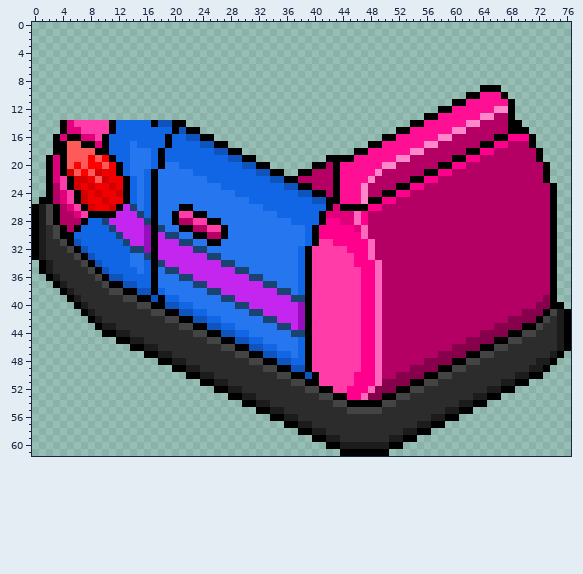
Sprite sheet: bumpercart_front_3.png. The picture above is the old version.
The file is 77x62 pixels.
Now the later version:
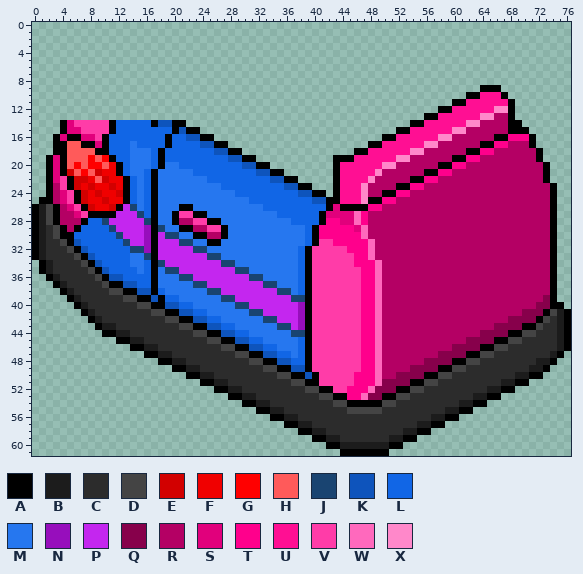
Palette (. is transparent): A #000000  B #1c1c1c  C #2c2c2c  D #444444  E #d20000  F #f00000  G #ff0000  H #ff5a5a  J #194471  K #0e54bc  L #1166e6  M #2677ef  N #970ebc  P #c426ef  Q #87004b  R #b40064  S #e1007c  T #ff008c  U #ff0f93  V #ff3ca8  W #ff69bd  X #ff88ca
Diff:
@@ x 36..44 @@
 18 .........
-19 ......AAA
-20 ....AARAU
-21 ..AARRRAU
-22 AARRRRRAU
-23 KKAARRRAU
-24 LLKKAARAU
+19 .......AA
+20 .......AU
+21 .......AU
+22 AA.....AU
+23 KKAA...AU
+24 LLKKAA.AU
 25 LLLLKKAAU
Boxes around the changes in both pictures, in picture pixels (x1, y1, x2, y2):
erased: (298, 155, 333, 197)
